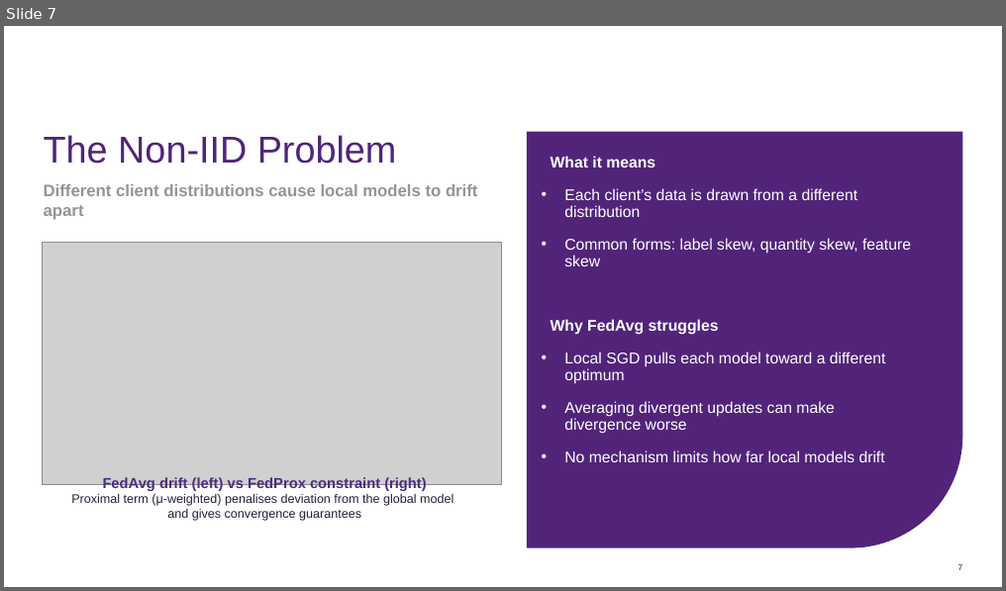
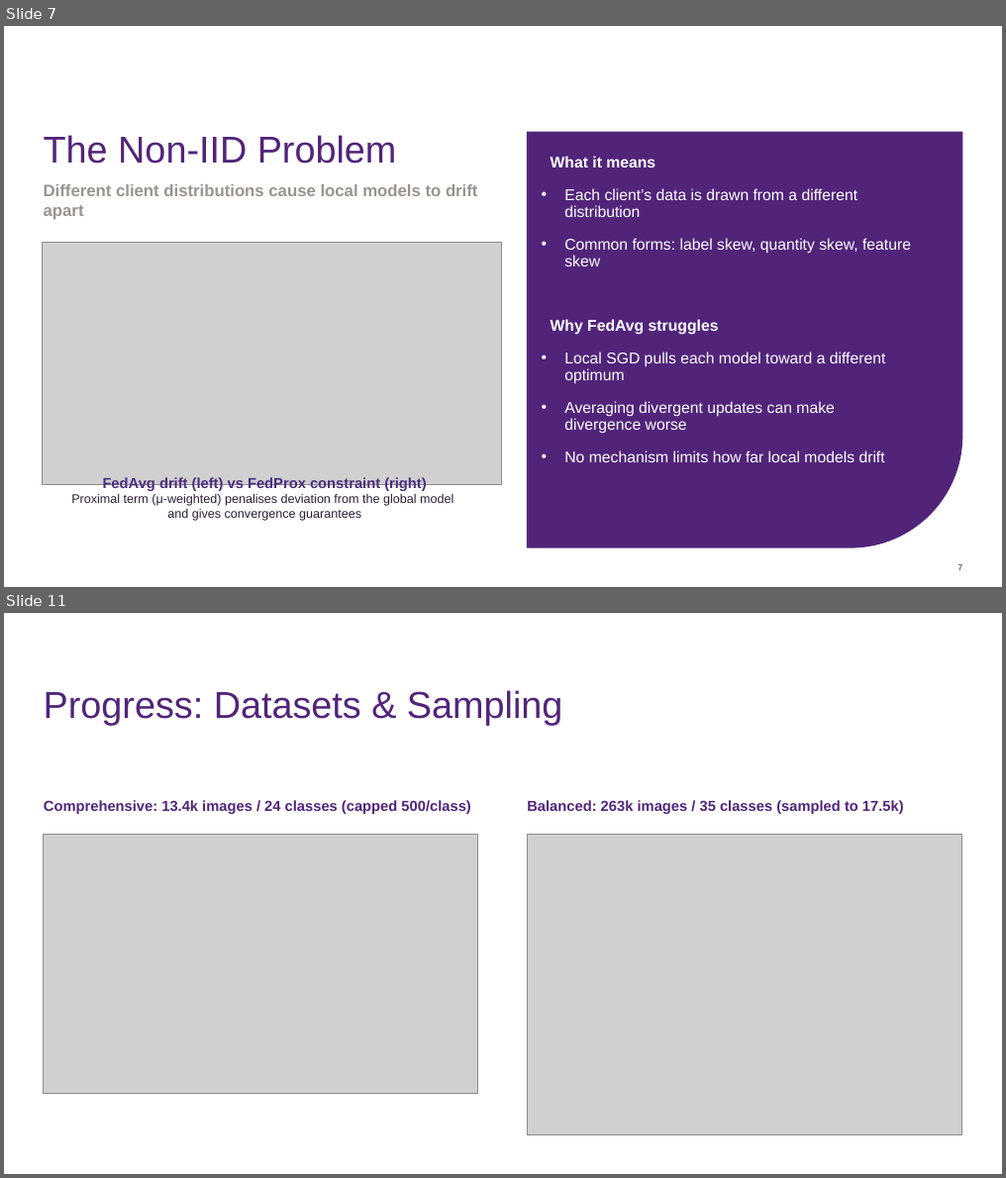
Before and after one commit to alexzhgu/skin-federated, a slide deck: Progress Seminar/Privacy-Preserving Federated Learning for Distributed Skin Disease Classification.pptx. Shown one above the other, each under a label of ours: slide 7 before the commit, slides 7 and 11 after it; the slides between them are not shown. The pictures are 1006x591 and 1006x1178 pixels, drawn with LibreOffice and Linux fonts; fonts in the diff are those of the drawing; grey boxes stand for pictures; background and template pictures are left out. Boxes give left, top, right and bottom in pixels: in the first picture for what was removed or moved away, otherwise in the second. Text is boxed around its words. In the diff, an @@ line names an element or a change of style, - is before the commit and + after.

```diff
--- a/Progress Seminar/Privacy-Preserving Federated Learning for Distributed Skin Disease Classification.pptx
+++ b/Progress Seminar/Privacy-Preserving Federated Learning for Distributed Skin Disease Classification.pptx
@@ slide 11 added at [4,613,1002,1174], background #FFFFFF @@
@@ title added at [44,690,563,725], 36 pt, text #51247A @@
+Progress: Datasets & Sampling
@@ text added at [44,800,470,814], 14 pt, text #51247A, bold @@
+Comprehensive: 13.4k images / 24 classes (capped 500/class)
@@ text added at [527,800,904,814], 14 pt, text #51247A, bold @@
+Balanced: 263k images / 35 classes (sampled to 17.5k)
@@ picture added at [43,835,478,1093] @@
@@ picture added at [527,835,961,1136] @@
```
Also in this commit, not shown: 3 slides changed, 7 other slides added, 2 slides removed, 11 other files.
